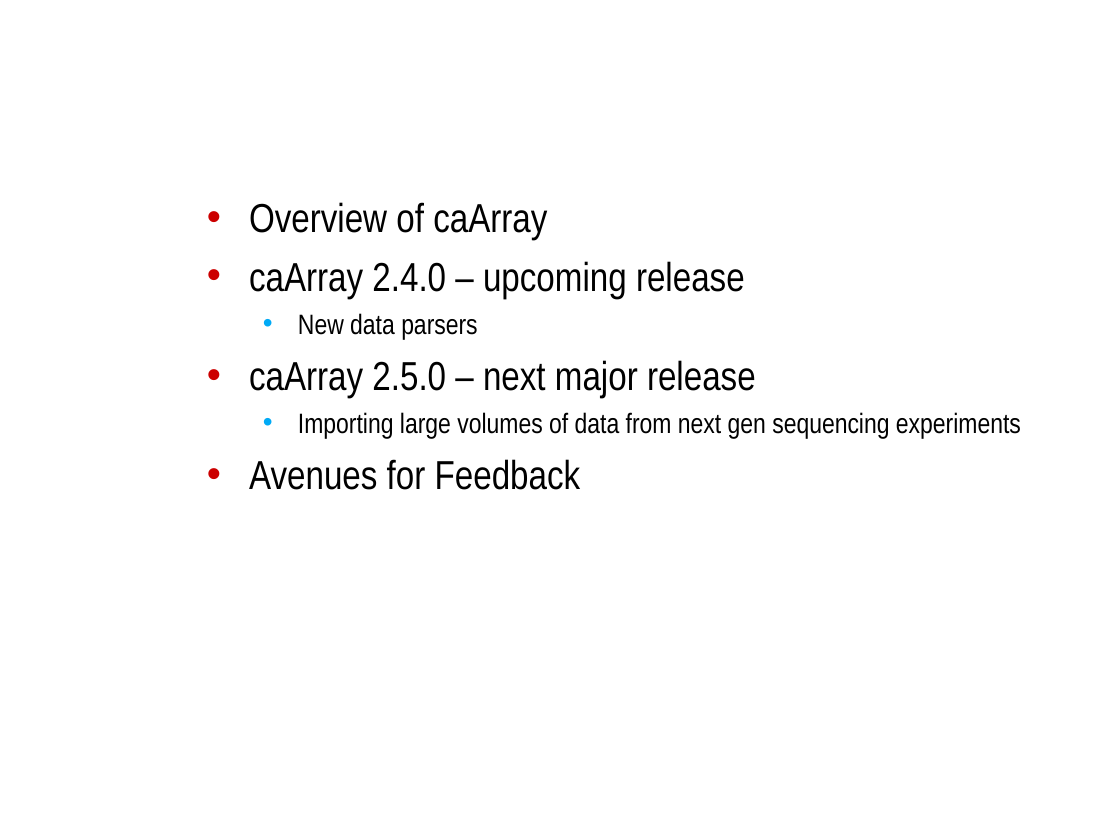
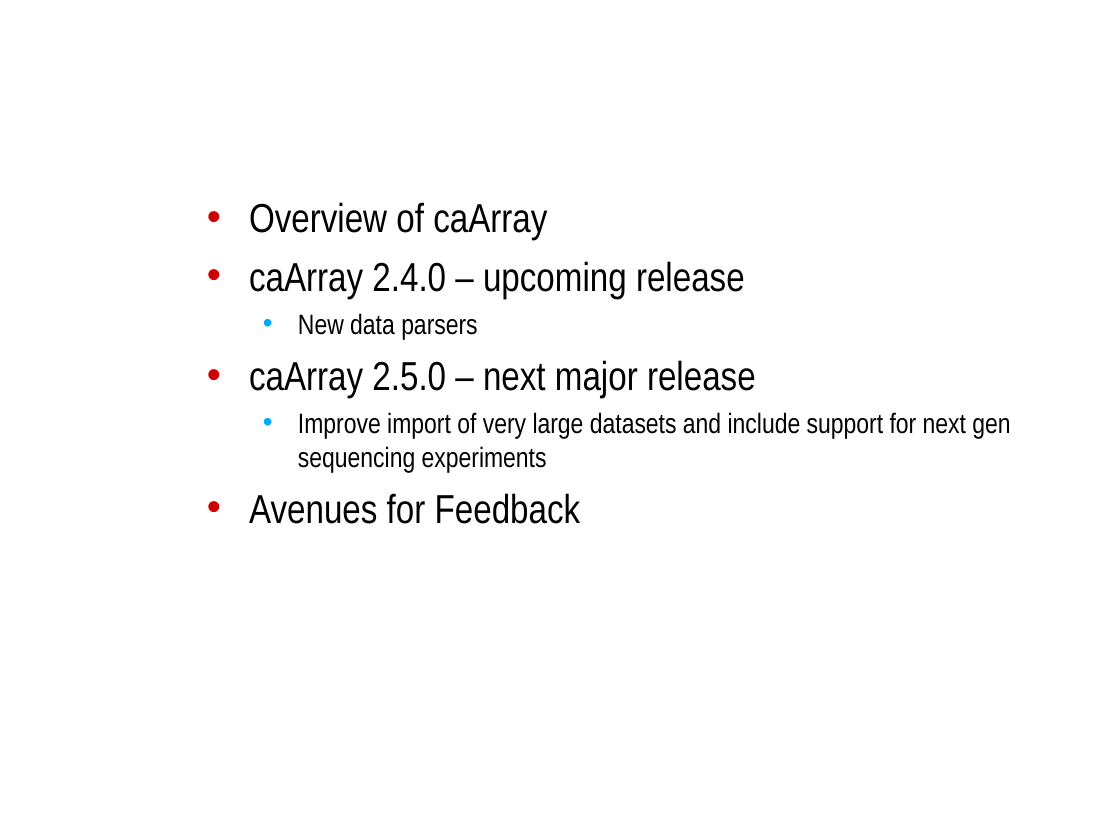
Before and after one commit to NCIP/caarray-docs, a slide deck: slide 2 of project_management/open_meetings/ICR_WS_Meeting_2010_08_11.ppt. Drawn at 1120x840 pixels with LibreOffice and Linux fonts; fonts in the diff are those of the drawing; background and template pictures are left out. Boxes give left, top, right and bottom in pixels: in the first picture for what was removed or moved away, otherwise in the second. Text is boxed around its words. In the diff, an @@ line names an element or a change of style, - is before the commit and + after.

```diff
--- a/project_management/open_meetings/ICR_WS_Meeting_2010_08_11.ppt
+++ b/project_management/open_meetings/ICR_WS_Meeting_2010_08_11.ppt
@@ text at [298, 412, 1010, 472]: text changed @@
-  • Importing large volumes of data from next gen sequencing experiments
+  • Improve import of very large datasets and include support for next gen sequencing experiments
```
Also in this commit, not shown: 4 other slides changed.
